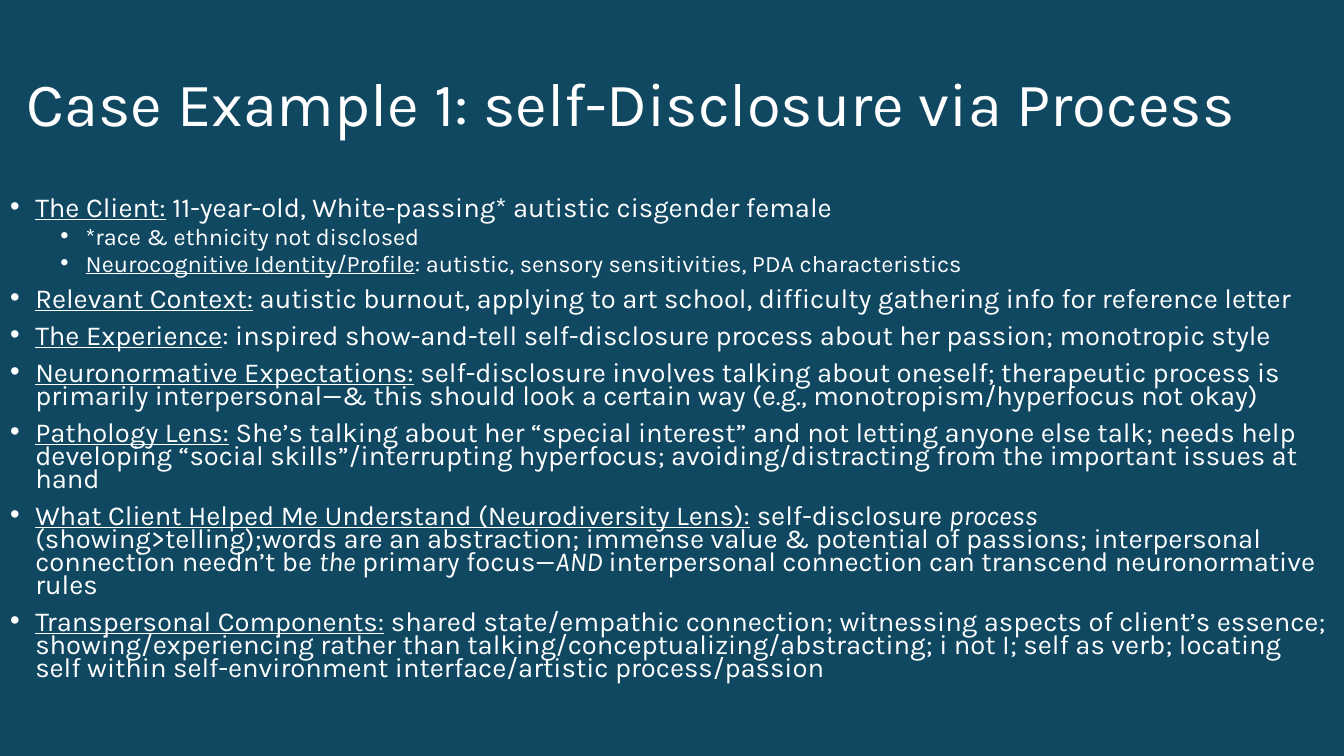
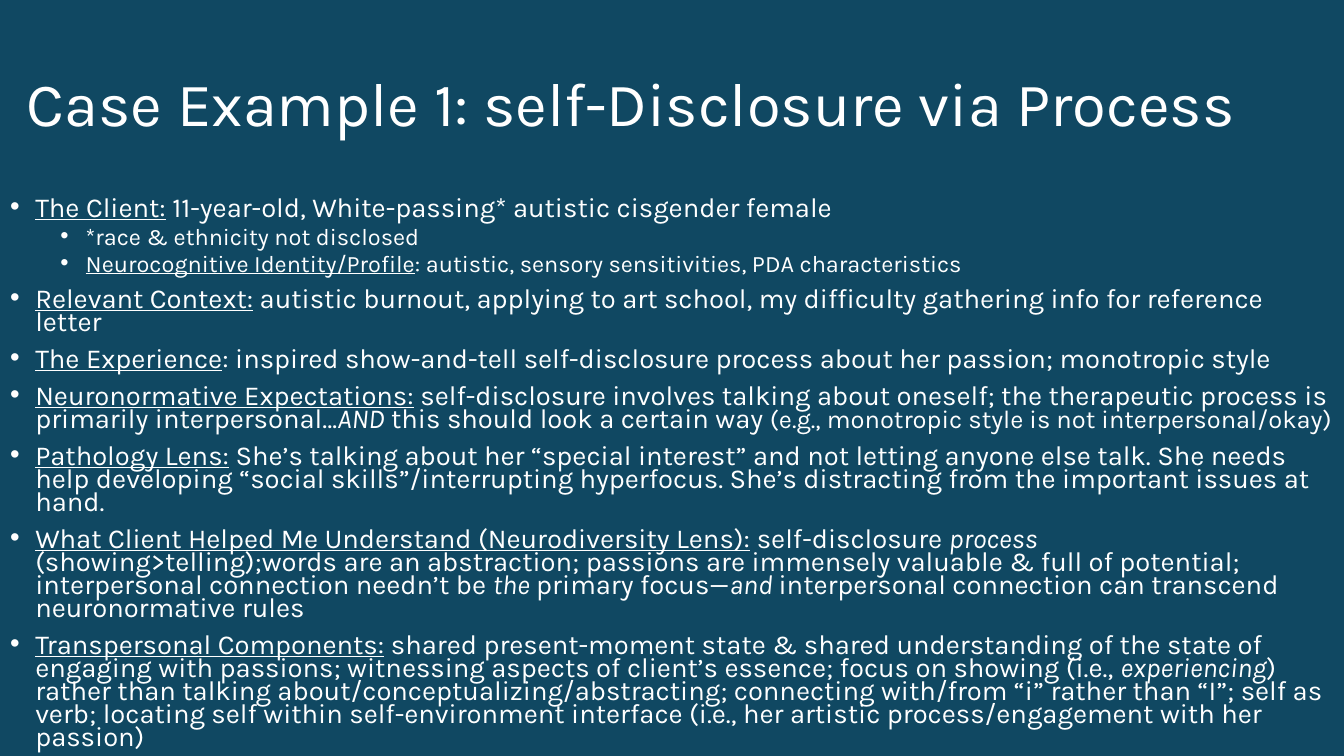
Before and after one commit to gurumojo/presentation-archive, a slide deck: slide 14 of archive/kb/capstone-slides.pptx. Drawn at 1344x756 pixels with LibreOffice and Linux fonts; fonts in the diff are those of the drawing. Boxes give left, top, right and bottom in pixels: in the first picture for what was removed or moved away, otherwise in the second. Text is boxed around its words. In the diff, an @@ line names an element or a change of style, - is before the commit and + after.

```diff
--- a/archive/kb/capstone-slides.pptx
+++ b/archive/kb/capstone-slides.pptx
@@ text at bbox=[35, 289, 1263, 332]: text changed @@
-• Relevant Context: autistic burnout, applying to art school, difficulty gathering info for reference letter
+• Relevant Context: autistic burnout, applying to art school, my difficulty gathering info for reference letter
@@ text at bbox=[35, 386, 1331, 730]: text changed @@
-• Neuronormative Expectations: self-disclosure involves talking about oneself; therapeutic process is primarily interpersonal—& this should look a certain way (e.g., monotropism/hyperfocus not okay)
-• Pathology Lens: She’s talking about her “special interest” and not letting anyone else talk; needs help developing “social skills”/interrupting hyperfocus; avoiding/distracting from the important issues at hand
-• What Client Helped Me Understand (Neurodiversity Lens): self-disclosure process (showing>telling);words are an abstraction; immense value & potential of passions; interpersonal connection needn’t be the primary focus—AND interpersonal connection can transcend neuronormative rules
-• Transpersonal Components: shared state/empathic connection; witnessing aspects of client’s essence; showing/experiencing rather than talking/conceptualizing/abstracting; i not I; self as verb; locating self within self-environment interface/artistic process/passion
+• Neuronormative Expectations: self-disclosure involves talking about oneself; the therapeutic process is primarily interpersonal…AND this should look a certain way (e.g., monotropic style is not interpersonal/okay)
+• Pathology Lens: She’s talking about her “special interest” and not letting anyone else talk. She needs help developing “social skills”/interrupting hyperfocus. She’s distracting from the important issues at hand.
+• What Client Helped Me Understand (Neurodiversity Lens): self-disclosure process (showing>telling);words are an abstraction; passions are immensely valuable & full of potential; interpersonal connection needn’t be the primary focus—and interpersonal connection can transcend neuronormative rules
+• Transpersonal Components: shared present-moment state & shared understanding of the state of engaging with passions; witnessing aspects of client’s essence; focus on showing (i.e., experiencing) rather than talking about/conceptualizing/abstracting; connecting with/from “i” rather than “I”; self as verb; locating self within self-environment interface (i.e., her artistic process/engagement with her passion)
```
Also in this commit, not shown: 22 other slides changed.
